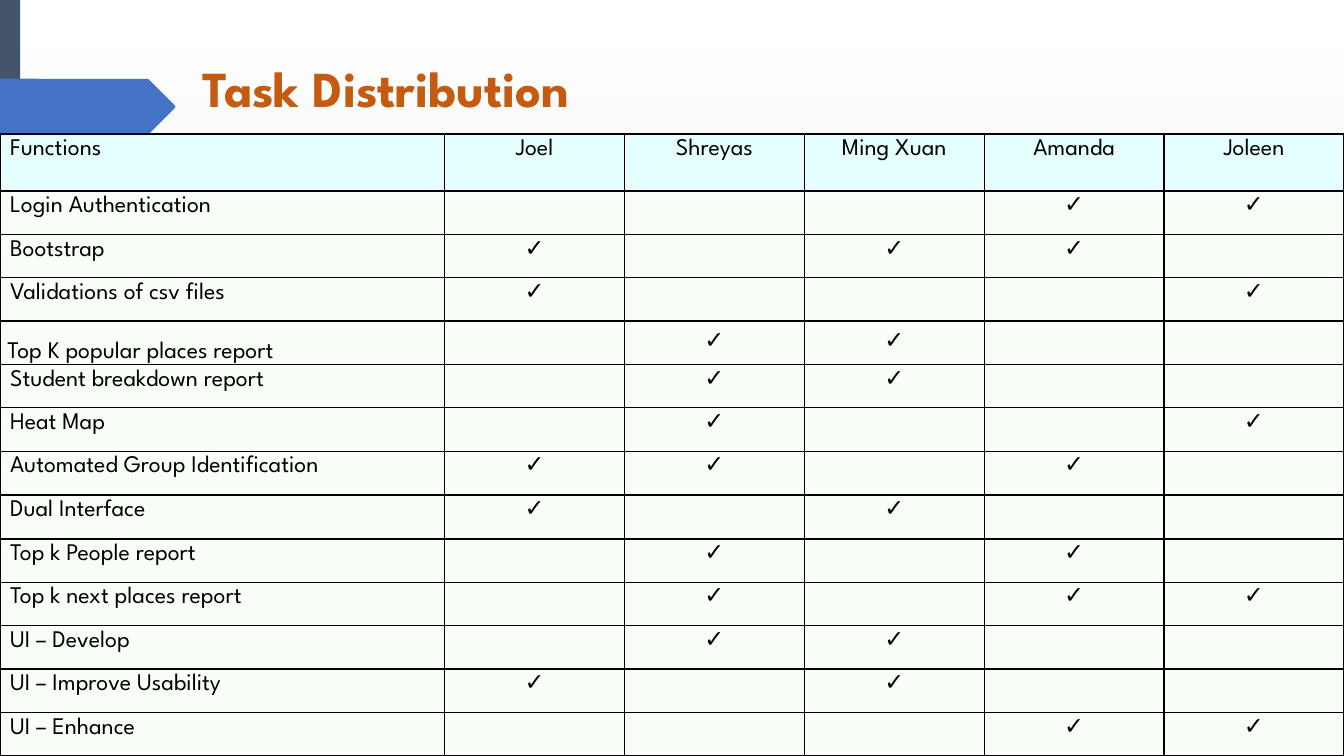
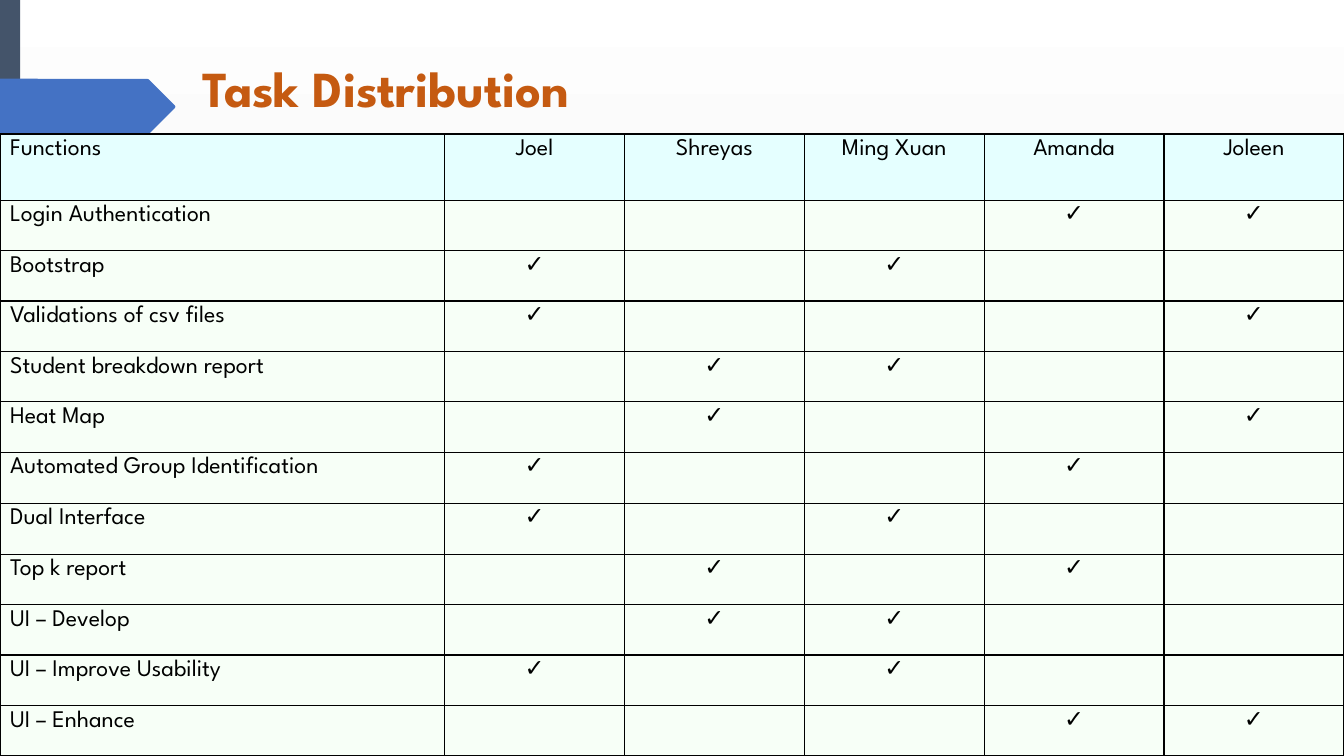
Before and after one commit to shreyasparbat/Location-Analytics-Project, a slide deck: slide 22 of Documents/Presentation/Project Management Review 4th October.pptx. Drawn at 1344x756 pixels with LibreOffice and Linux fonts; fonts in the diff are those of the drawing. Boxes give left, top, right and bottom in pixels: in the first picture for what was removed or moved away, otherwise in the second. Text is boxed around its words. In the diff, an @@ line names an element or a change of style, - is before the commit and + after.

```diff
--- a/Documents/Presentation/Project Management Review 4th October.pptx
+++ b/Documents/Presentation/Project Management Review 4th October.pptx
@@ table at box(0, 134, 1342, 756) @@
-row 3, column 5: ✓
+row 3, column 5: 
-row 5: Top K popular places report |  | ✓ | ✓ |  | 
-row 7, column 3: ✓
+row 7, column 3: 
-row 10: Top k People report |  | ✓ |  | ✓ | 
-row 11: Top k next places report |  | ✓ |  | ✓ | ✓
+row 9: Top k report |  | ✓ |  | ✓ | 
```
Also in this commit, not shown: 6 other slides changed, 3 other files.
